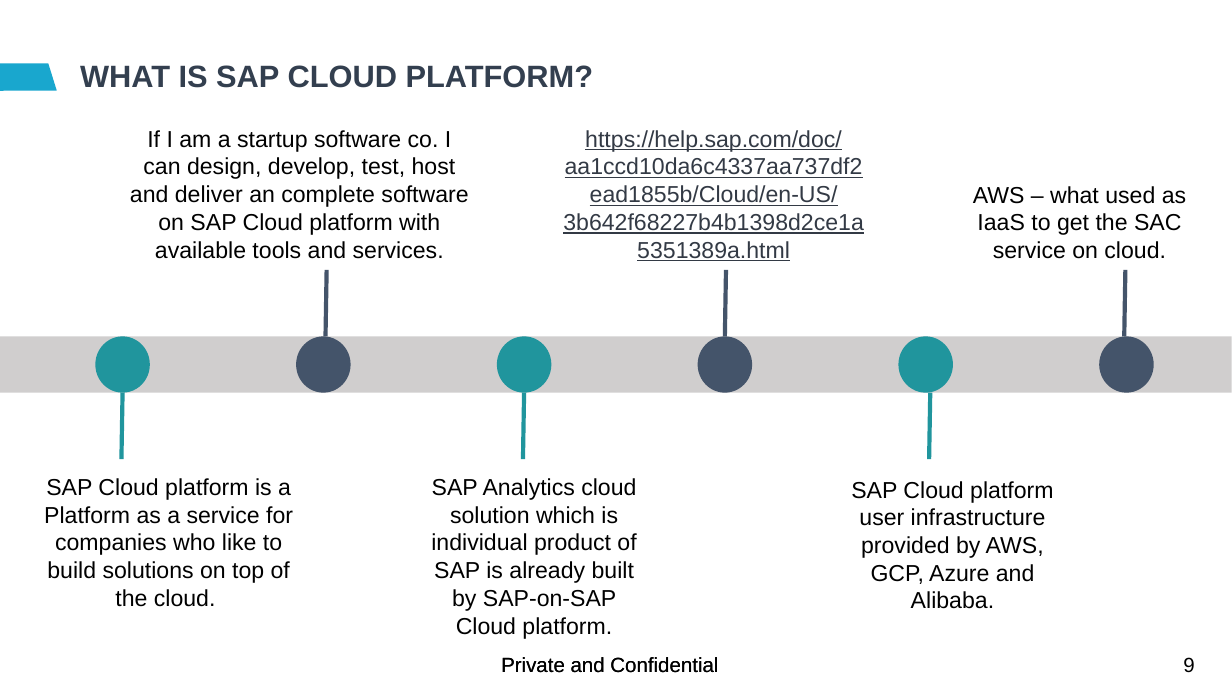
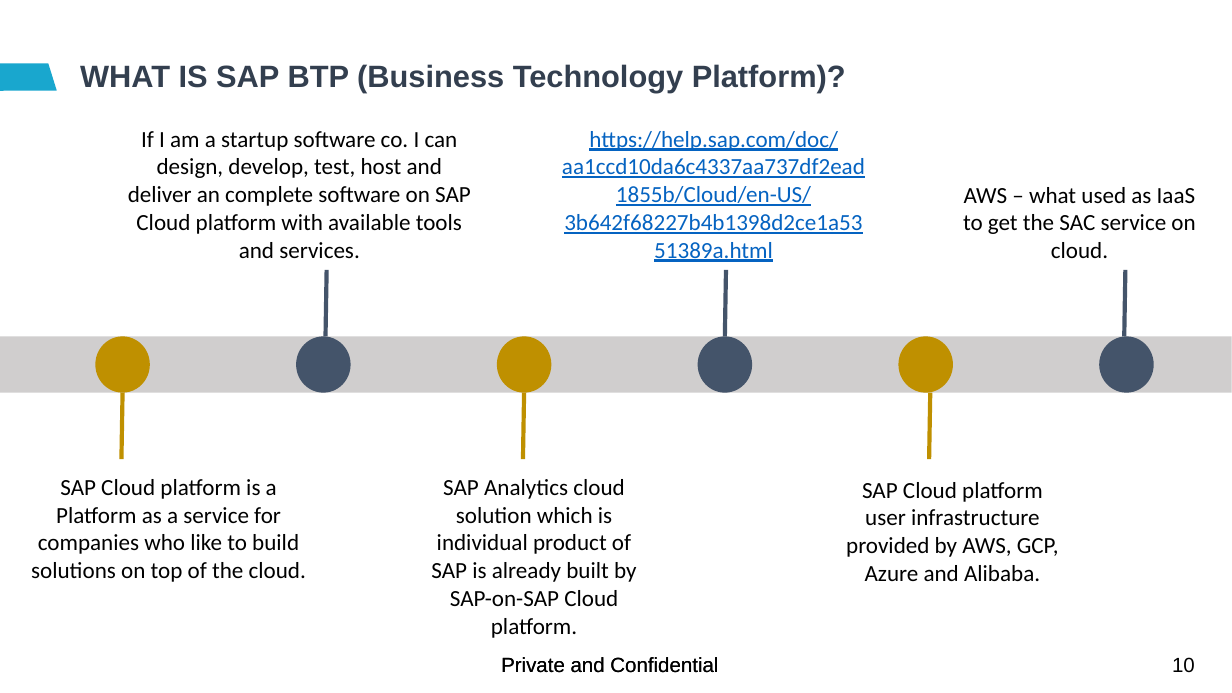
Before and after one commit to soyuztechnologies/EY_SAC_Feb2022, a slide deck: slide 10 of day 1/SAC_Training Day 1.pptx (slide 9 before the commit). Drawn at 1232x693 pixels with LibreOffice and Linux fonts; fonts in the diff are those of the drawing; background and template pictures are left out. Boxes give left, top, right and bottom in pixels: in the first picture for what was removed or moved away, otherwise in the second. Text is boxed around its words. In the diff, an @@ line names an element or a change of style, - is before the commit and + after.

```diff
--- a/day 1/SAC_Training Day 1.pptx
+++ b/day 1/SAC_Training Day 1.pptx
@@ title at <box>80,64,846,92</box>: text changed @@
-WHAT IS SAP CLOUD PLATFORM?
+WHAT IS SAP BTP (Business Technology Platform)?
@@ text "https://help.sap.com/doc/aa1ccd10da6c4337aa737df2ead1855b/Cl ..." at <box>589,131,838,262</box>: font Arial to Calibri, text colour #333A45 to #0563C1 @@
@@ fill #20949D to #BF9000 in 3 elements at <box>95,336,150,393</box>, <box>497,336,552,393</box>, <box>898,336,953,393</box> @@
@@ line (123, 393) - (121, 459): stroke #20949D 3.25 pt to #BF9000 3.25 pt @@
@@ line (524, 393) - (523, 459): stroke #20949D 3.25 pt to #BF9000 3.25 pt @@
@@ line (931, 393) - (930, 459): stroke #20949D 3.25 pt to #BF9000 3.25 pt @@
@@ font Arial to Calibri in 5 elements at <box>31,479,306,582</box>, <box>128,131,471,258</box>, <box>431,479,636,638</box>, <box>963,187,1196,258</box>, <box>846,482,1059,581</box> @@
@@ page number at <box>1172,657,1195,673</box>: text changed @@
-9
+10
```
Also in this commit, not shown: 20 other slides changed, 1 slide added, 2 other files.
